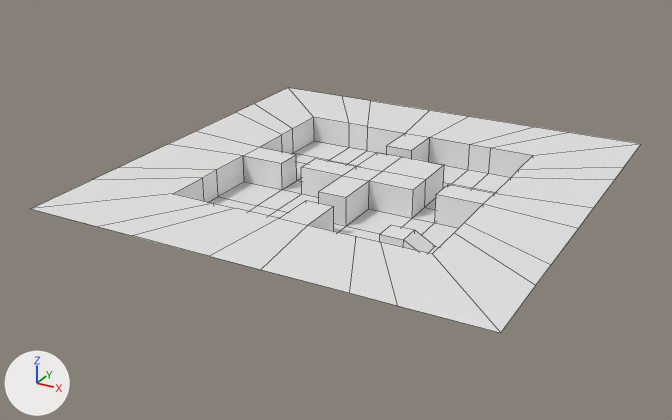
One commit to the Blender file gfx/models/battlefields/vg_lair_battle.blend: the scene before it, then after it.
Before and after are seen from a 50 mm lens placed at (133.5, -261.4, 125.1), pointed at (-6.3, -7.0, -2.1). Arrows for +X, +Y and +Z are at lower left; the lights stay in place. Mesh edges are drawn as thin lines. Materials are left out; every surface is plain grey. Objects named as collision shapes, trigger or cutter boxes, shadow casters or lower levels of detail are left out.

The first picture shows 'room-col'.
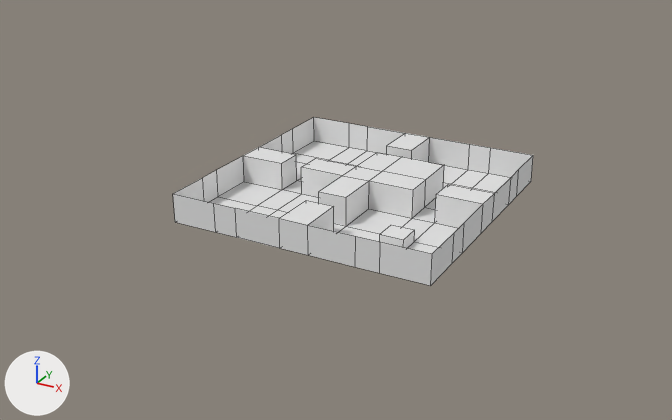
Diff of the bpy script that builds the scene:
```diff
--- a/gfx/models/battlefields/vg_lair_battle.blend.py
+++ b/gfx/models/battlefields/vg_lair_battle.blend.py
@@ me_cube @@
 # used by ob_room_col; location = (0.0, 0.0, 0.0); scale = (20.0, 20.0, 20.0)
-me_cube.from_pydata(...)  # 146 vertices, 132 faces; spans x -3.79..3.79, y -3.79..3.79, z 0.0..0.5
+me_cube.from_pydata(...)  # 116 vertices, 105 faces; spans x -2.25..2.25, y -2.25..2.25, z 0.0..0.5
+# me_cube part 1
+# 30 vertices are removed from x -3.79..3.79, y -3.79..3.79, z 0.0..0.5
+# 31 faces are deleted
+# 4 new faces join them
```

What differs and where, as boxes (x1, y1, x2, y2) in the pictures (672 x 420 px):
'room-col', reshaped (41% narrower, 31% shorter)
    before: (31, 88, 641, 333)
    after: (173, 117, 533, 286)
part 1 of me_cube, cut back
    before: (31, 88, 641, 333)
    after: (279, 193, 495, 255)
